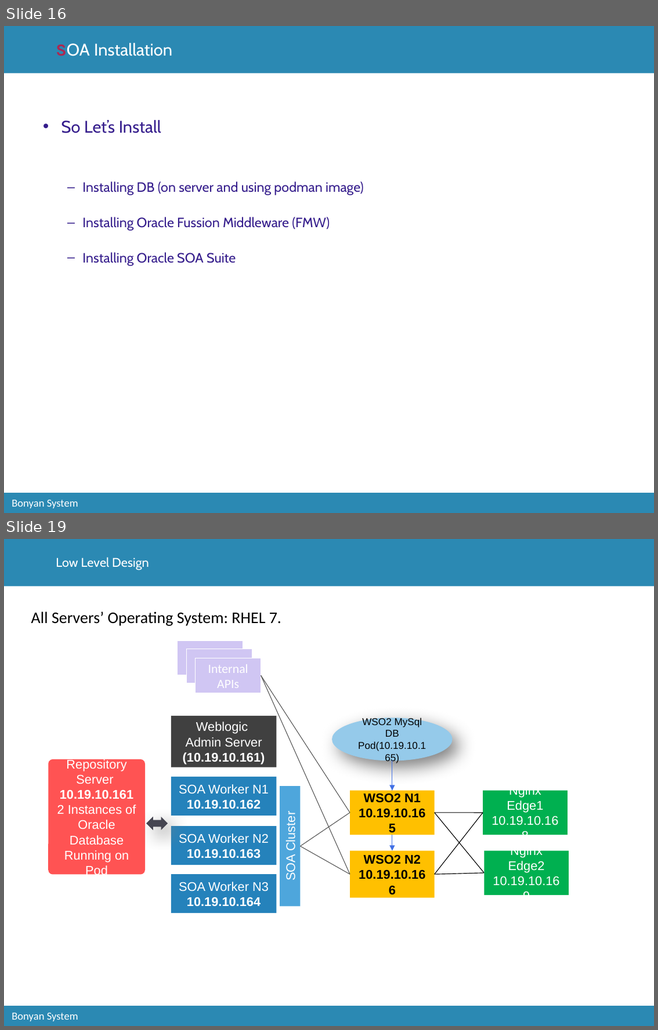
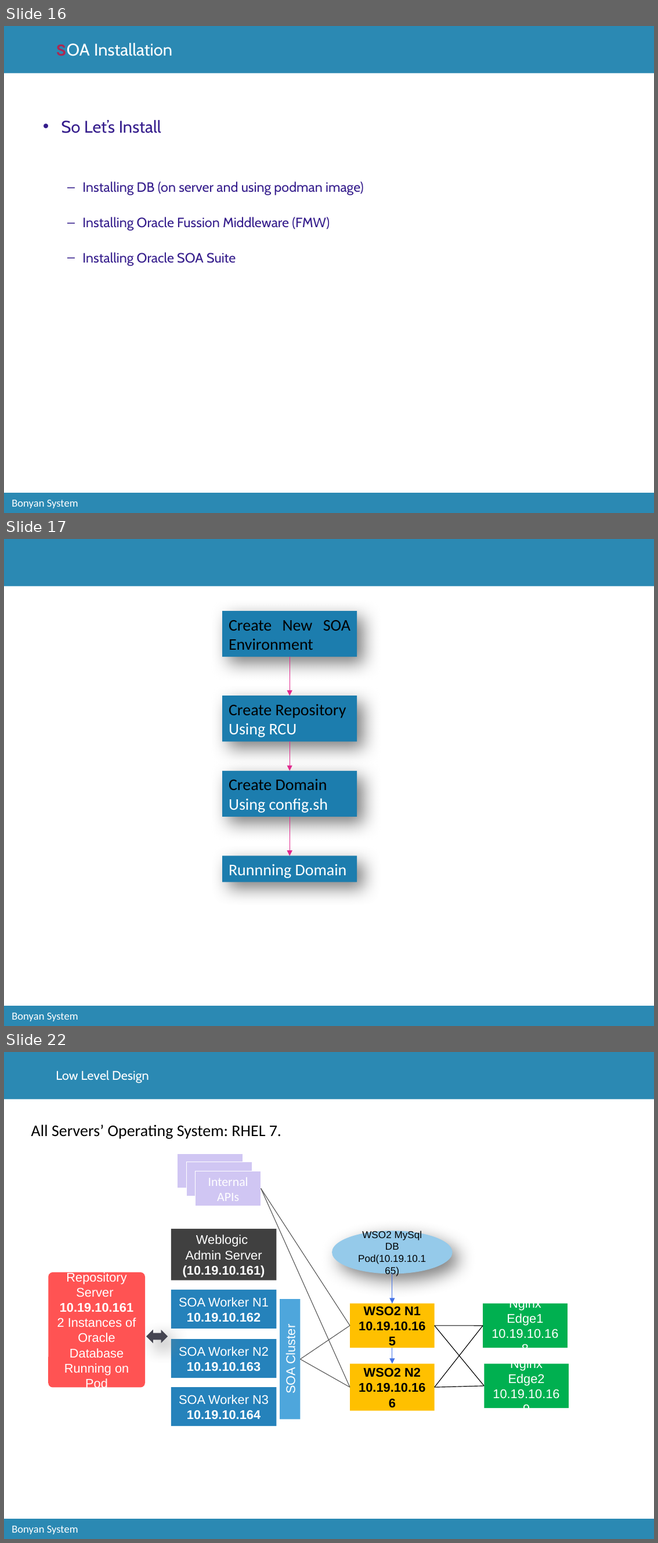
Before and after one commit to catcry/soaTraining, a slide deck: Presentation/soaTrainingPresentation.pptx. Shown one above the other, each under a label of ours: slides 16 and 19 before the commit, slides 16, 17 and 22 after it; the slides between them are not shown. The pictures are 658x1030 and 658x1543 pixels, drawn with LibreOffice and Linux fonts; fonts in the diff are those of the drawing; background and template pictures are left out. Boxes give left, top, right and bottom in pixels: in the first picture for what was removed or moved away, otherwise in the second. Text is boxed around its words. In the diff, an @@ line names an element or a change of style, - is before the commit and + after.

```diff
--- a/Presentation/soaTrainingPresentation.pptx
+++ b/Presentation/soaTrainingPresentation.pptx
@@ slide 17 added at (4,539,654,1026), background #FFFFFF; not listed: 3 template elements that a slide beside it also shows @@
@@ rectangle added at (222,611,357,657), fill #1C7DAE, 18 pt, text #000000 @@
+Create New SOA Environment
@@ arrow added from (289, 657) to (289, 696), #E2288E 0.75 pt @@
@@ rectangle added at (222,696,357,741), fill #1C7DAE, 18 pt, text #000000 @@
+Create Repository
+Using RCU
@@ arrow added from (289, 741) to (289, 771), #E2288E 0.75 pt @@
@@ rectangle added at (222,771,357,817), fill #1C7DAE, 18 pt, text #FFFFFF @@
+Create Domain
+Using config.sh
@@ arrow added from (289, 817) to (289, 856), #E2288E 0.75 pt @@
@@ rectangle added at (222,856,357,882), fill #1C7DAE, 18 pt, text #FFFFFF @@
+Runnning Domain
@@ what was slide 19 is now slide 22 @@
```
Also in this commit, not shown: 2 other slides added.
